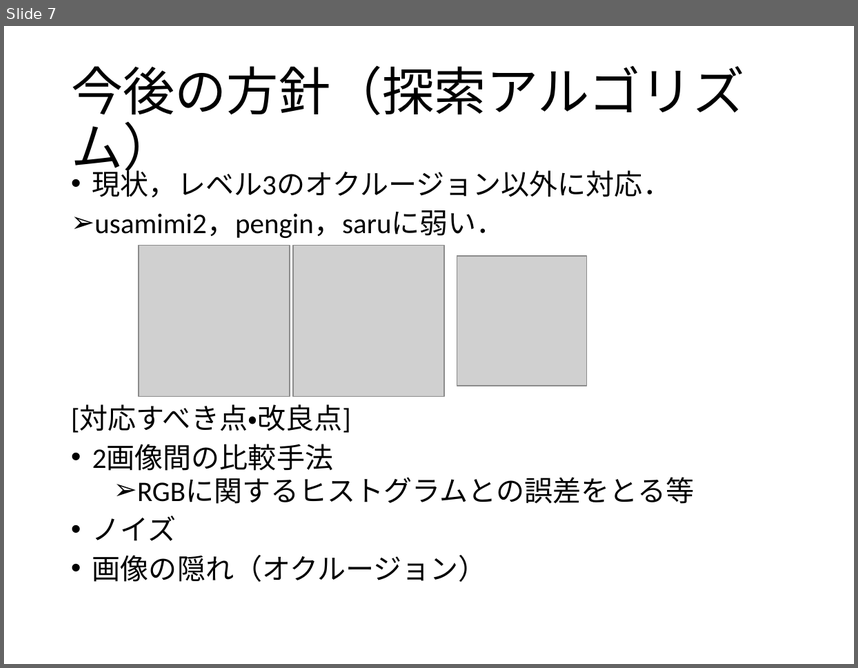
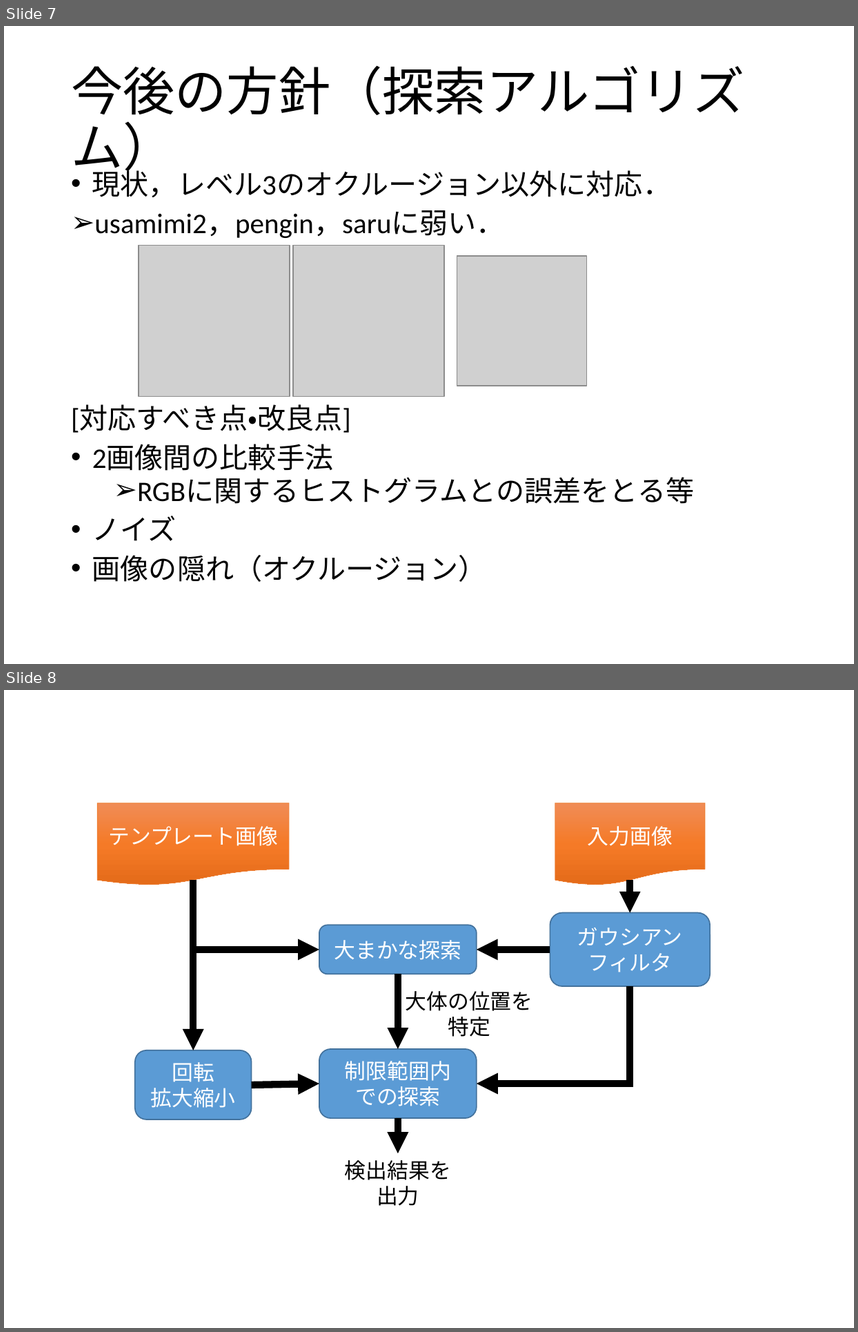
Before and after one commit to YumaFujioka/mmsa, a slide deck: 180523_happyou/180523_wed4_group4.pptx. Shown one above the other, each under a label of ours: slide 7 before the commit, slides 7 and 8 after it. The pictures are 858x668 and 858x1332 pixels, drawn with LibreOffice and Linux fonts; fonts in the diff are those of the drawing; grey boxes stand for pictures. Boxes give left, top, right and bottom in pixels: in the first picture for what was removed or moved away, otherwise in the second. Text is boxed around its words. In the diff, an @@ line names an element or a change of style, - is before the commit and + after.

```diff
--- a/180523_happyou/180523_wed4_group4.pptx
+++ b/180523_happyou/180523_wed4_group4.pptx
@@ slide 8 added at <box>4,690,854,1328</box>, background #FFFFFF @@
@@ flow chart document added at <box>98,803,289,885</box>, fill gradient #F18C57 to #F67B28 to #E56C19, outline #ED7D31 0.5 pt, 18 pt, text #FFFFFF @@
+テンプレート画像
@@ flow chart document added at <box>555,803,704,885</box>, fill gradient #F18C57 to #F67B28 to #E56C19, outline #ED7D31 0.5 pt, 18 pt, text #FFFFFF @@
+入力画像
@@ arrow added from (194, 880) to (194, 1050), #000000 6 pt @@
@@ arrow added from (630, 880) to (630, 913), #000000 6 pt @@
@@ rounded rectangle added at <box>550,913,710,986</box>, fill #5B9BD5, outline #43739E 1 pt, 18 pt, text #FFFFFF @@
+ガウシアン
+フィルタ
@@ rounded rectangle added at <box>319,925,477,974</box>, fill #5B9BD5, outline #43739E 1 pt, 18 pt, text #FFFFFF @@
+大まかな探索
@@ arrow added from (196, 949) to (319, 949), #000000 6 pt @@
@@ arrow added from (550, 949) to (477, 949), #000000 6 pt @@
@@ arrow added from (397, 974) to (397, 1049), #000000 6 pt @@
@@ text added at <box>406,991,533,1036</box>, 18 pt, text #000000 @@
+大体の位置を
+特定
@@ elbow arrow added from (630, 986) to (477, 1083), #000000 6 pt @@
@@ rounded rectangle added at <box>135,1050,252,1119</box>, fill #5B9BD5, outline #43739E 1 pt, 18 pt, text #FFFFFF @@
+回転
+拡大縮小
@@ rounded rectangle added at <box>319,1049,477,1118</box>, fill #5B9BD5, outline #43739E 1 pt, 18 pt, text #FFFFFF @@
+制限範囲内
+での探索
@@ arrow added from (252, 1085) to (319, 1083), #000000 6 pt @@
@@ arrow added from (397, 1118) to (397, 1153), #000000 6 pt @@
@@ text added at <box>345,1160,451,1205</box>, 18 pt, text #000000 @@
+検出結果を
+出力
```
Also in this commit, not shown: 1 other slide added, 7 other files.
